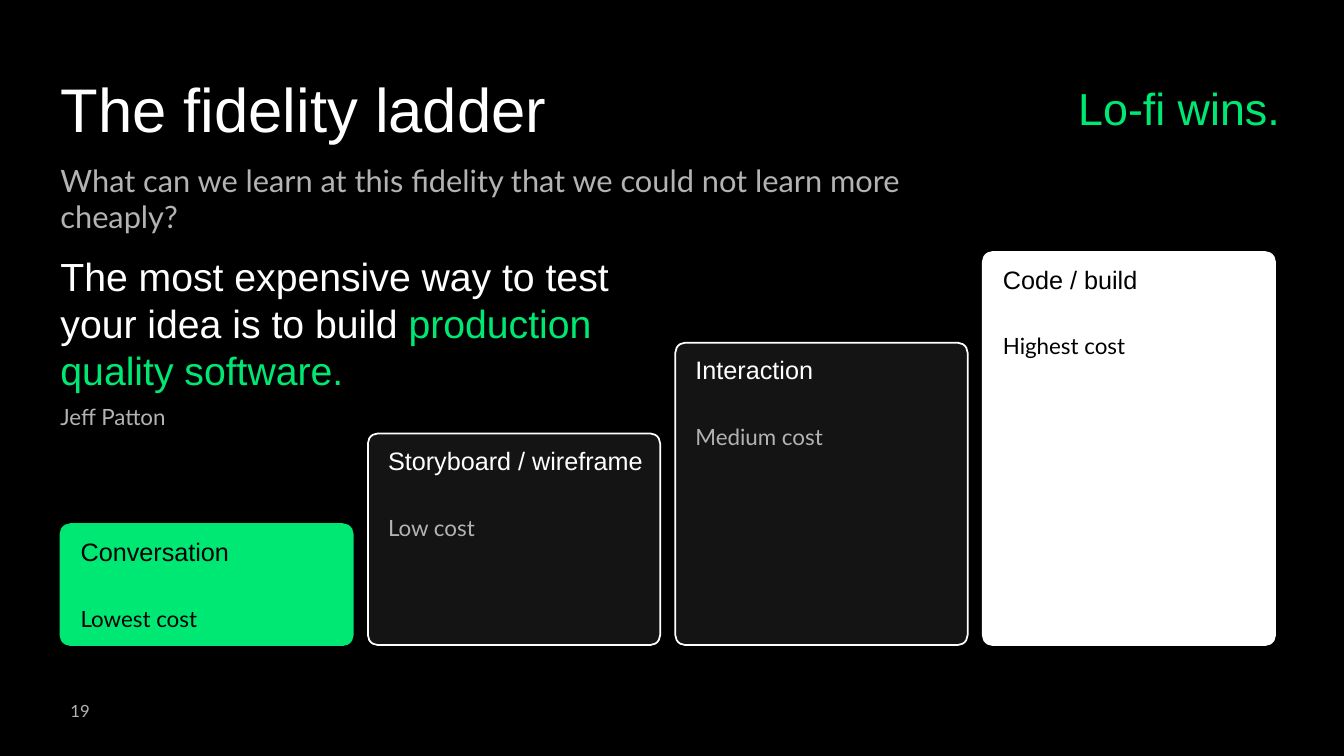
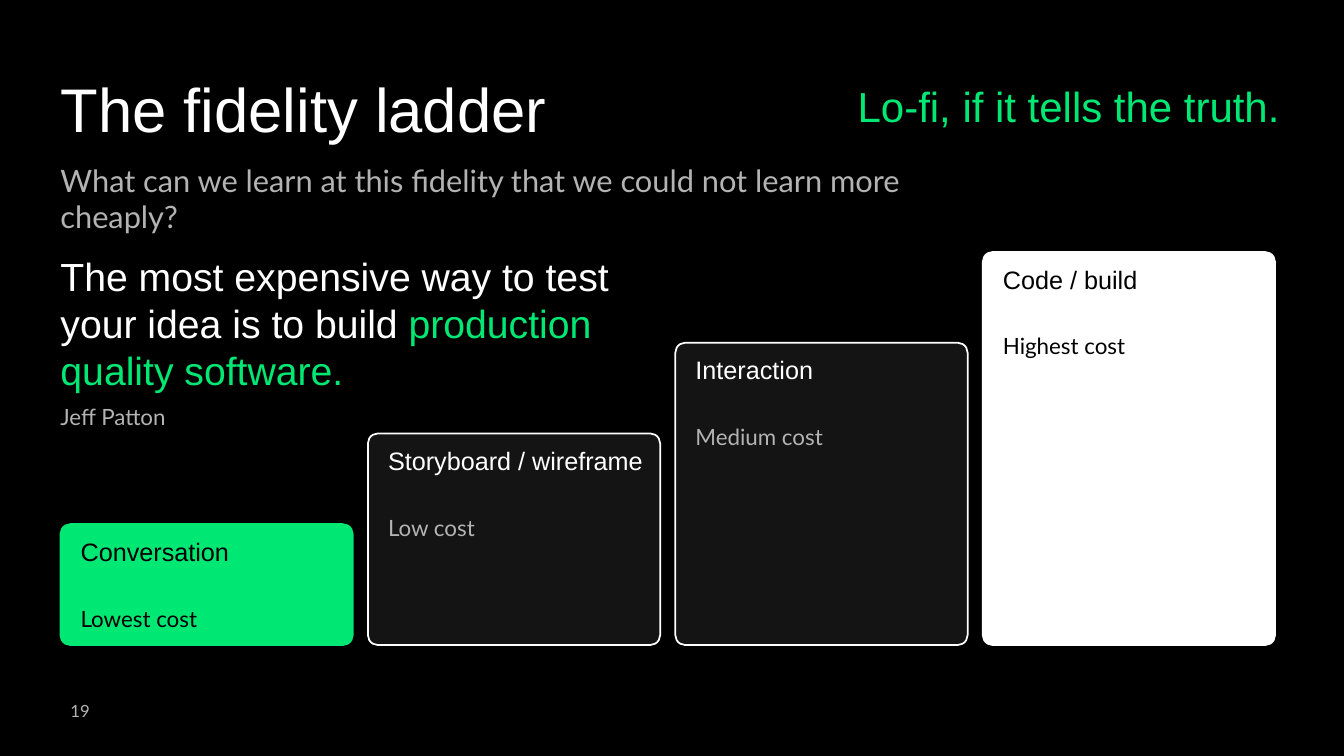
Before and after one commit to deanpeters/AI-Augmented-Product-Discovery-Lab, a slide deck: slide 19 of slides/Build-the-Right-Thing.pptx. Drawn at 1344x756 pixels with LibreOffice and Linux fonts; fonts in the diff are those of the drawing; background and template pictures are left out. Boxes give left, top, right and bottom in pixels: in the first picture for what was removed or moved away, otherwise in the second. Text is boxed around its words. In the diff, an @@ line names an element or a change of style, - is before the commit and + after.

```diff
--- a/slides/Build-the-Right-Thing.pptx
+++ b/slides/Build-the-Right-Thing.pptx
@@ text at (x1=858, y1=91, x2=1280, y2=128): text changed; size 32 to 30 pt @@
-Lo-fi wins.
+Lo-fi, if it tells the truth.
```
Also in this commit, not shown: 1 other slide changed, 11 other files.
